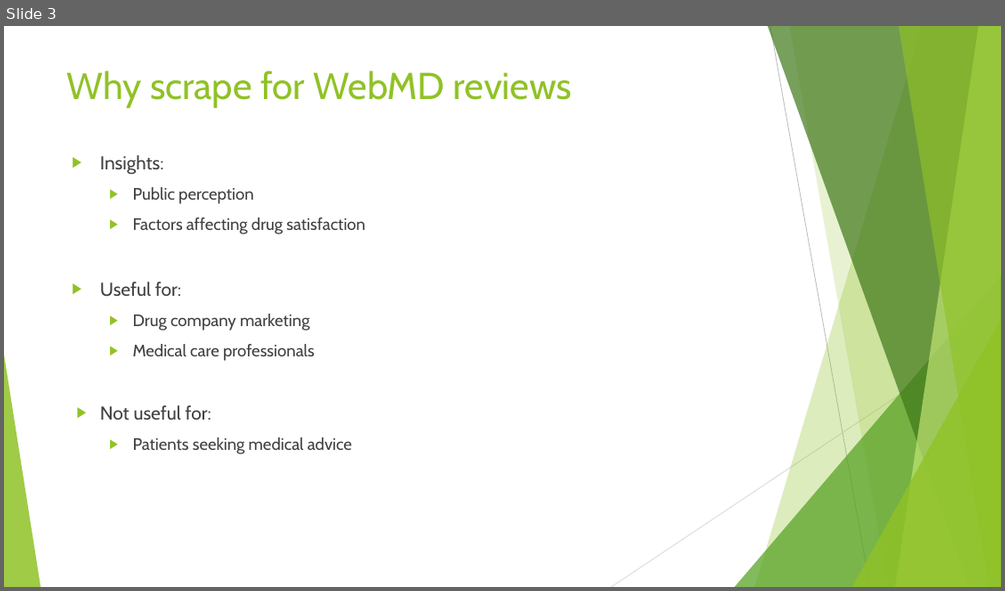
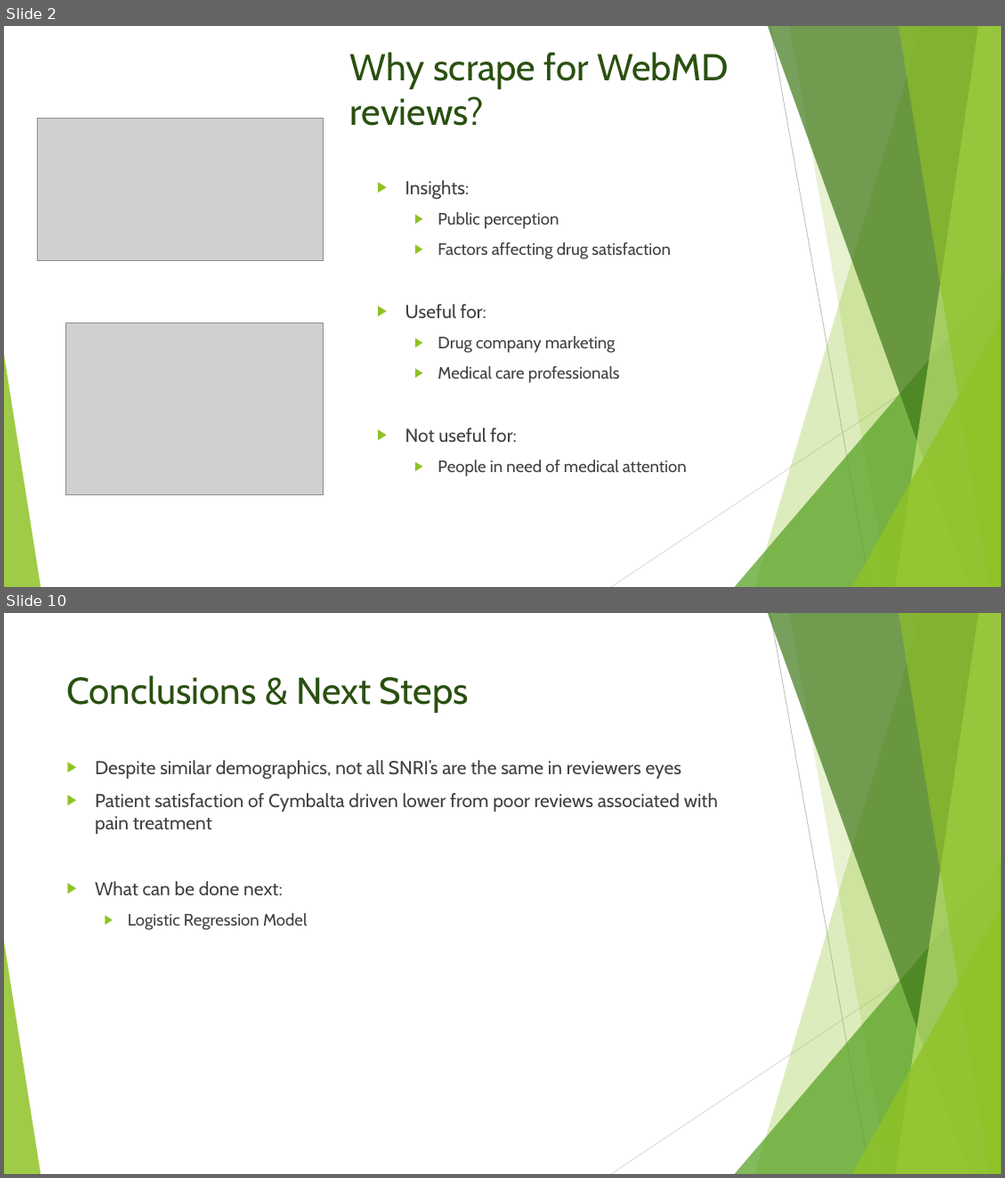
Before and after one commit to chinm0818/WebMDScrape, a slide deck: pres.pptx. Shown one above the other, each under a label of ours: slide 3 before the commit, slides 2 and 10 after it; the slides between them are not shown. The pictures are 1005x591 and 1005x1178 pixels, drawn with LibreOffice and Linux fonts; fonts in the diff are those of the drawing; grey boxes stand for pictures. Boxes give left, top, right and bottom in pixels: in the first picture for what was removed or moved away, otherwise in the second. Text is boxed around its words. In the diff, an @@ line names an element or a change of style, - is before the commit and + after.

```diff
--- a/pres.pptx
+++ b/pres.pptx
@@ slide 10 added at (4,613,1001,1174), background #FFFFFF; not listed: 10 template elements that a slide beside it also shows @@
@@ title added at (67,675,469,713), 36 pt, text #2A5010 @@
+Conclusions & Next Steps
@@ text added at (95,760,718,930), 18 pt, text #404040 @@
+▶ Despite similar demographics, not all SNRI’s are the same in reviewers eyes
+▶ Patient satisfaction of Cymbalta driven lower from poor reviews associated with pain treatment
+▶ What can be done next:
+  ▶ Logistic Regression Model
@@ what was slide 3 is now slide 2 @@
@@ slide 2 changed as well @@
@@ title at (350,52,728,126): text changed; text colour #90C226 to #2A5010 @@
-Why scrape for WebMD reviews
+Why scrape for WebMD reviews?
@@ picture added at (38,118,324,261) @@
@@ text "Insights:": place and size @@
-text "Insights:" at (100,155,365,454)
+text "Insights:" at (405,180,687,476)
@@ picture added at (65,323,324,495) @@
@@ text at (405,427,516,442): indent changed @@
@@ text at (437,459,687,476): text changed @@
-  ▶ Patients seeking medical advice
+  ▶ People in need of medical attention
```
Also in this commit, not shown: 5 other slides changed, 8 other slides added, 1 slide removed, 22 other files.
